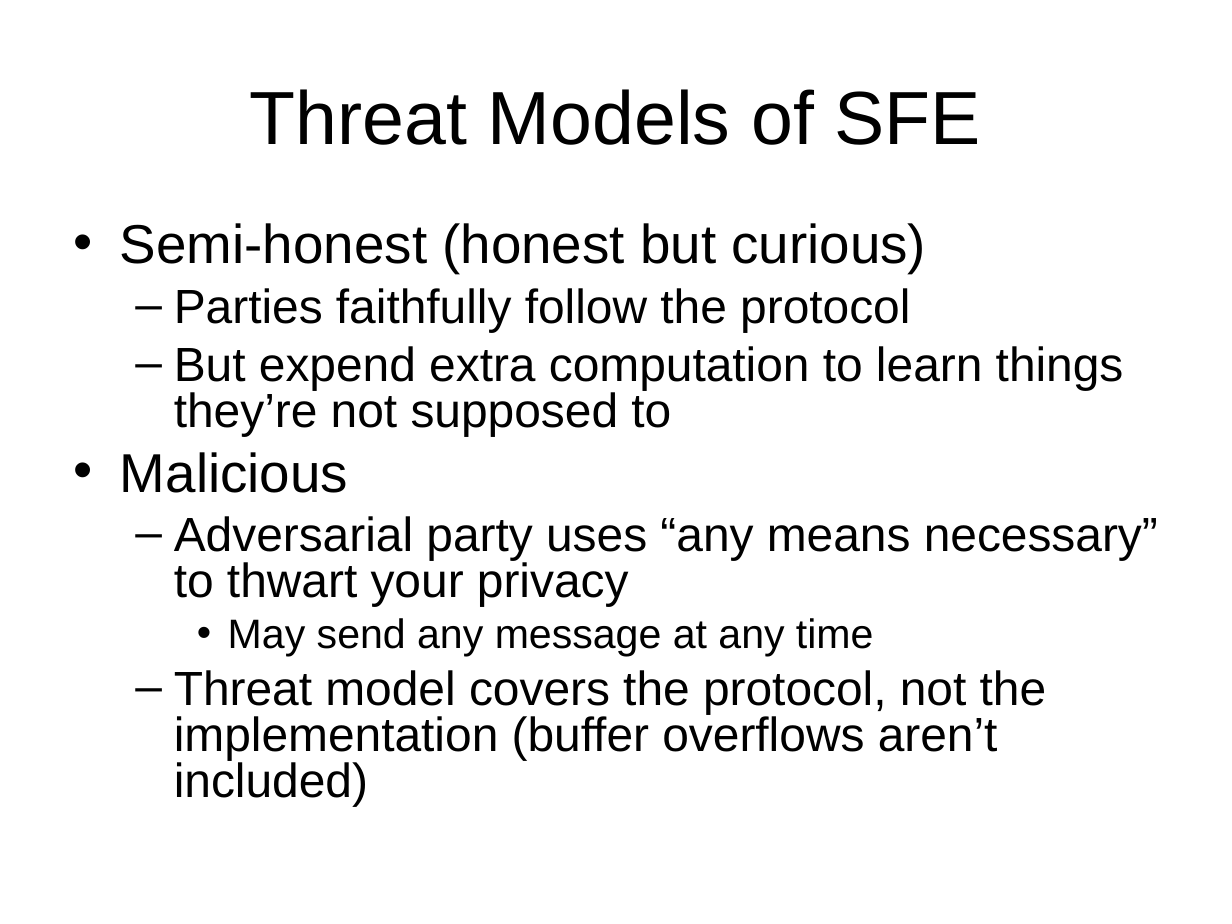
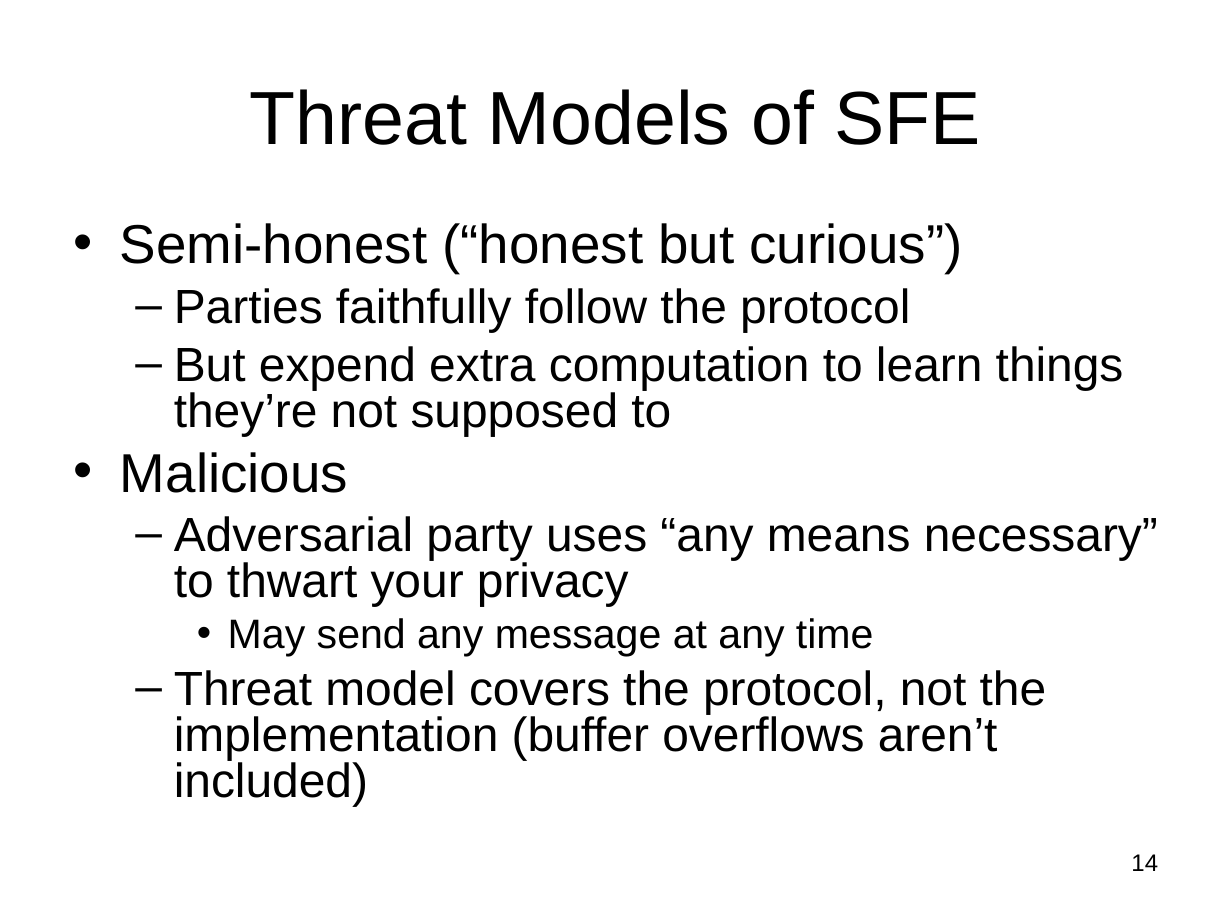
Before and after one commit to lpkruger/sfe-tools, a slide deck: slide 14 of prelim/Prelim-talk.ppt (slide 12 before the commit). Drawn at 1232x924 pixels with LibreOffice and Linux fonts; fonts in the diff are those of the drawing. Boxes give left, top, right and bottom in pixels: in the first picture for what was removed or moved away, otherwise in the second. Text is boxed around its words. In the diff, an @@ line names an element or a change of style, - is before the commit and + after.

Commit message:
fix typo and more work on slides

```diff
--- a/prelim/Prelim-talk.ppt
+++ b/prelim/Prelim-talk.ppt
@@ text at (120, 223, 963, 273): text changed @@
-• Semi-honest (honest but curious)
+• Semi-honest (“honest but curious”)
@@ page number added at (1131, 854, 1158, 871), 14 pt, text #000000 @@
+14
```
Also in this commit, not shown: 35 other slides changed, 17 slides added, 3 slides removed, 2 other files.
